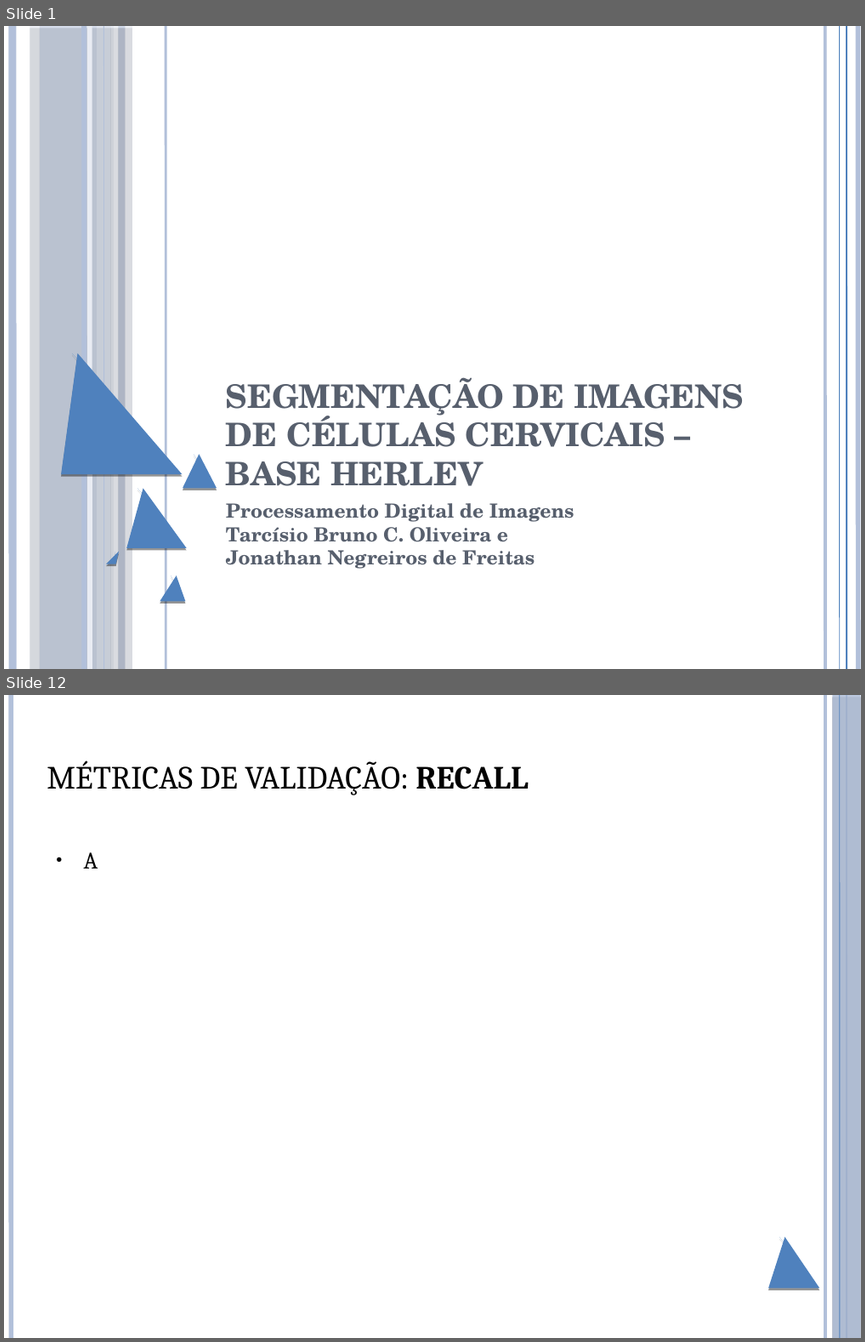
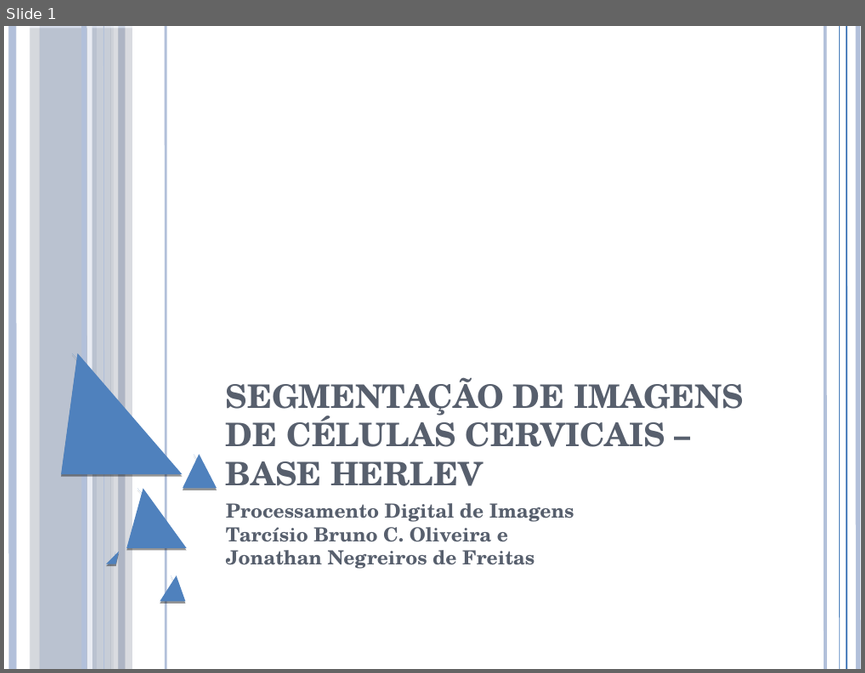
Before and after one commit to brunoliveira8/pdi, a slide deck: trabalho 6/apresentacao.pptx. Shown one above the other, each under a label of ours: slides 1 and 12 before the commit, slide 1 after it; the slides between them are not shown. The pictures are 865x1342 and 865x673 pixels, drawn with LibreOffice and Linux fonts; fonts in the diff are those of the drawing. Boxes give left, top, right and bottom in pixels: in the first picture for what was removed or moved away, otherwise in the second. Text is boxed around its words. In the diff, an @@ line names an element or a change of style, - is before the commit and + after.

```diff
--- a/trabalho 6/apresentacao.pptx
+++ b/trabalho 6/apresentacao.pptx
@@ slide 12 removed at box(4, 695, 861, 1338), background #FFFFFF; not listed: 3 template elements that a slide beside it also shows @@
@@ line removed from (825, 695) to (826, 1338) @@
@@ rectangle removed at box(833, 695, 861, 1338) @@
@@ text removed at box(46, 760, 528, 795) @@
-MÉTRICAS DE VALIDAÇÃO: RECALL
@@ text removed at box(84, 852, 98, 868) @@
-● A
@@ freeform shape removed at box(768, 1231, 820, 1282) @@
```
Also in this commit, not shown: 11 slides changed, 11 slides added, 1 other slide removed.
